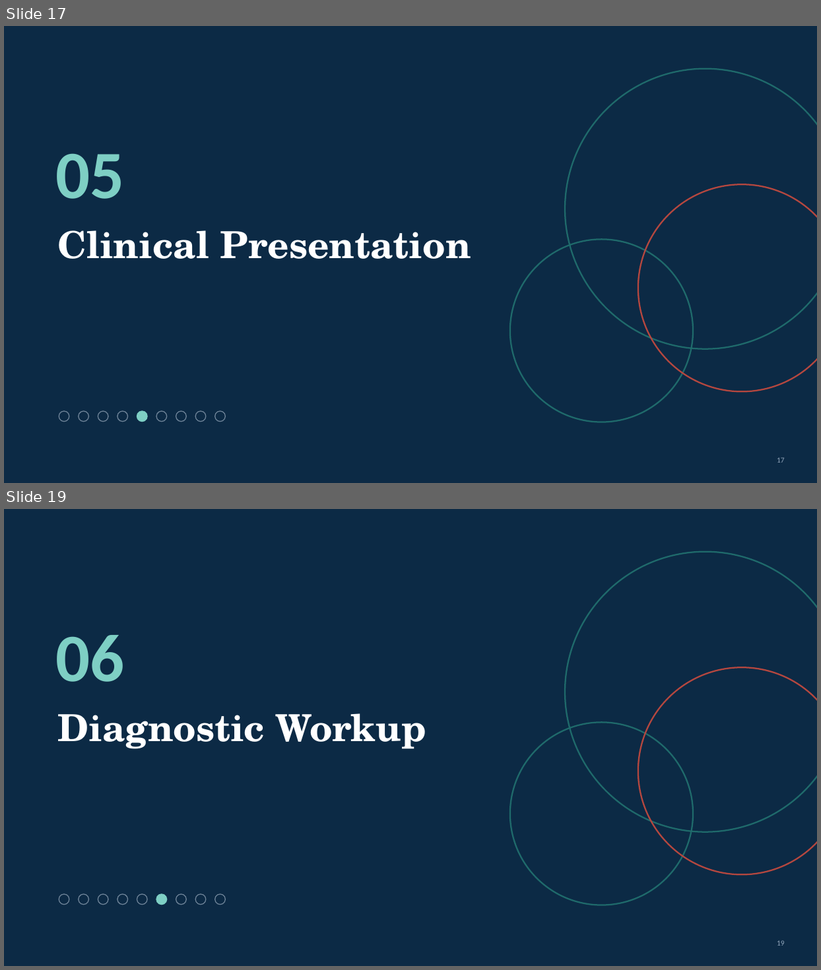
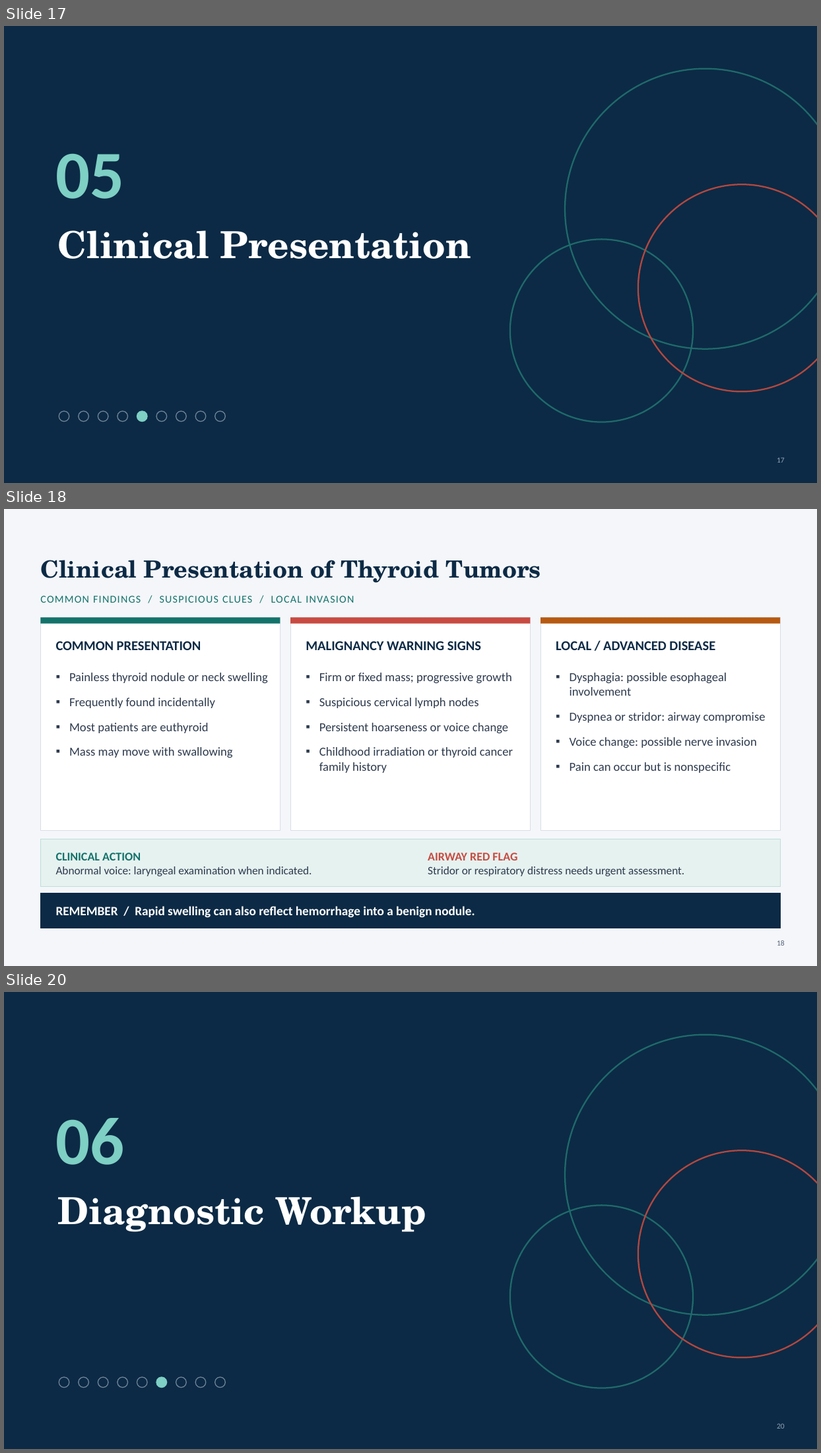
Before and after one commit to Anmo0/Claude-Code-Cloud-, a slide deck: thyroid-seminar/Thyroid_Tumors_Seminar.pptx. Shown one above the other, each under a label of ours: slides 17 and 19 before the commit, slides 17, 18 and 20 after it; the slides between them are not shown. The pictures are 821x970 and 821x1453 pixels, drawn with LibreOffice and Linux fonts; fonts in the diff are those of the drawing. Boxes give left, top, right and bottom in pixels: in the first picture for what was removed or moved away, otherwise in the second. Text is boxed around its words. In the diff, an @@ line names an element or a change of style, - is before the commit and + after.

```diff
--- a/thyroid-seminar/Thyroid_Tumors_Seminar.pptx
+++ b/thyroid-seminar/Thyroid_Tumors_Seminar.pptx
@@ slide 18 added at <box>4,509,817,966</box>, background #F4F6FA @@
@@ title added at <box>40,560,541,583</box>, 28 pt, text #0C2A45, bold @@
+Clinical Presentation of Thyroid Tumors
@@ text added at <box>40,595,354,603</box>, 12.5 pt, text #13736B @@
+COMMON FINDINGS / SUSPICIOUS CLUES / LOCAL INVASION
@@ rectangle added at <box>40,618,281,831</box>, fill #FFFFFF, outline #D9DEE6 0.75 pt @@
@@ rectangle added at <box>40,618,281,624</box>, fill #13736B @@
@@ rectangle added at <box>290,618,531,831</box>, fill #FFFFFF, outline #D9DEE6 0.75 pt @@
@@ rectangle added at <box>290,618,531,624</box>, fill #C84B41 @@
@@ rectangle added at <box>541,618,781,831</box>, fill #FFFFFF, outline #D9DEE6 0.75 pt @@
@@ rectangle added at <box>541,618,781,624</box>, fill #B65A12 @@
@@ text added at <box>56,641,201,650</box>, 16 pt, text #0C2A45, bold @@
+COMMON PRESENTATION
@@ text added at <box>306,641,481,650</box>, 16 pt, text #0C2A45, bold @@
+MALIGNANCY WARNING SIGNS
@@ text added at <box>556,641,715,650</box>, 16 pt, text #0C2A45, bold @@
+LOCAL / ADVANCED DISEASE
@@ text added at <box>69,673,268,758</box>, 14.5 pt, text #2E3B4E @@
+▪ Painless thyroid nodule or neck swelling
+▪ Frequently found incidentally
+▪ Most patients are euthyroid
+▪ Mass may move with swallowing
@@ text added at <box>319,673,513,773</box>, 14.5 pt, text #2E3B4E @@
+▪ Firm or fixed mass; progressive growth
+▪ Suspicious cervical lymph nodes
+▪ Persistent hoarseness or voice change
+▪ Childhood irradiation or thyroid cancer family history
@@ text added at <box>570,673,766,773</box>, 14.5 pt, text #2E3B4E @@
+▪ Dysphagia: possible esophageal involvement
+▪ Dyspnea or stridor: airway compromise
+▪ Voice change: possible nerve invasion
+▪ Pain can occur but is nonspecific
@@ rectangle added at <box>40,840,781,887</box>, fill #E6F2F0, outline #BFDDD8 0.75 pt @@
@@ text added at <box>56,853,312,877</box>, 13.5 pt, text #2E3B4E @@
+CLINICAL ACTION
+Abnormal voice: laryngeal examination when indicated.
@@ text added at <box>428,853,684,877</box>, 13.5 pt, text #2E3B4E @@
+AIRWAY RED FLAG
+Stridor or respiratory distress needs urgent assessment.
@@ rectangle added at <box>40,893,781,929</box>, fill #0C2A45, outline #0C2A45 0.75 pt @@
@@ text added at <box>56,906,475,918</box>, 15 pt, text #FFFFFF, bold @@
+REMEMBER / Rapid swelling can also reflect hemorrhage into a benign nodule.
@@ page number added at <box>777,941,785,946</box>, 9 pt, text #5A6678 @@
+18
@@ what was slide 19 is now slide 20 @@
@@ page number at <box>777,1424,785,1429</box>: text changed @@
-19
+20
```
Also in this commit, not shown: 2 slides changed, 3 other slides added, 2 slides removed, 6 other files.
